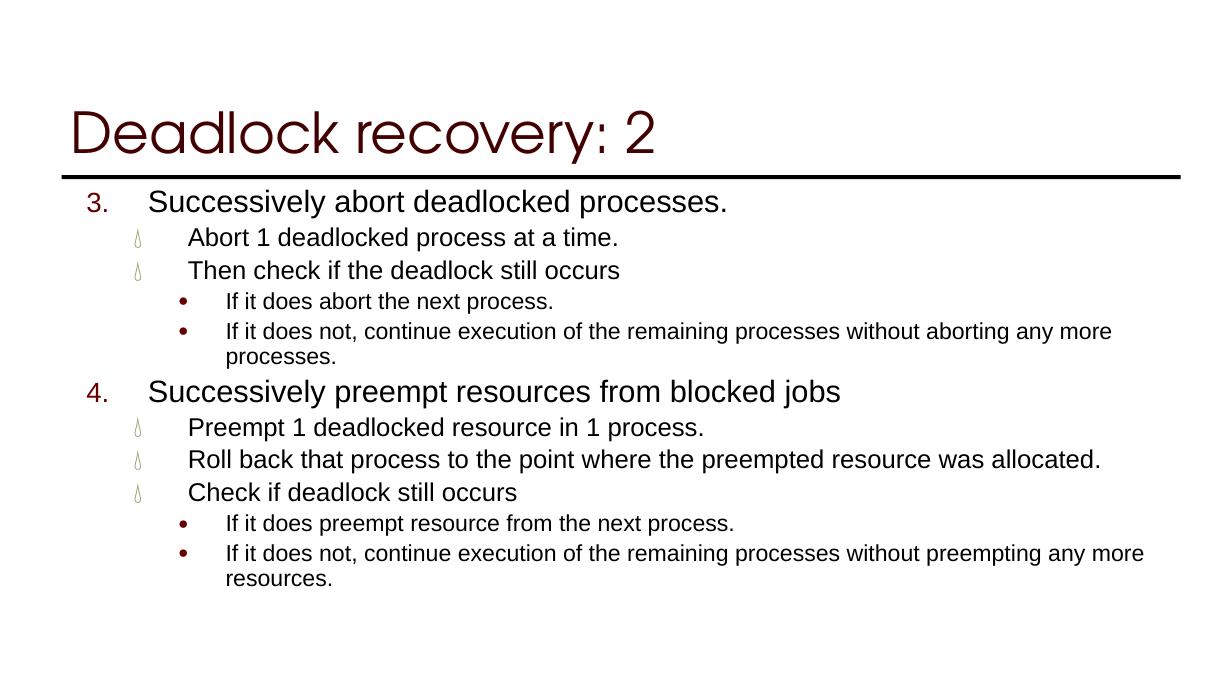
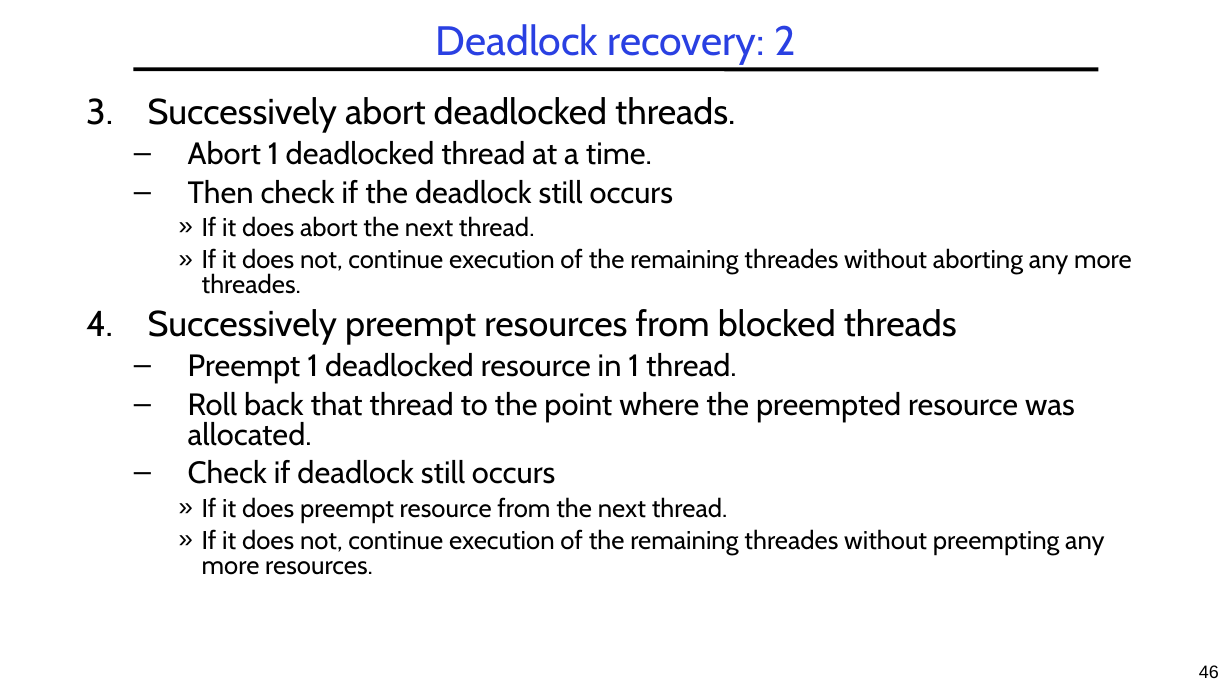
Before and after one commit to guhofstra/CSC256Fa25, a slide deck: slide 46 of PPTs/LXX Deadlocks.pptx (slide 56 before the commit). Drawn at 1232x693 pixels with LibreOffice and Linux fonts; fonts in the diff are those of the drawing. Boxes give left, top, right and bottom in pixels: in the first picture for what was removed or moved away, otherwise in the second. Text is boxed around its words. In the diff, an @@ line names an element or a change of style, - is before the commit and + after.

```diff
--- a/PPTs/LXX Deadlocks.pptx
+++ b/PPTs/LXX Deadlocks.pptx
@@ title "Deadlock recovery: 2": place and size @@
-title "Deadlock recovery: 2" at [71, 110, 656, 179]
+title "Deadlock recovery: 2" at [436, 24, 796, 65]
@@ title "Deadlock recovery: 2" at [436, 24, 796, 65]: size 44 to 32 pt, font TeX Gyre Adventor to Cabin, text colour #420000 to #2A40E2; alignment left to centre; line spacing 1 to 0.9; vertical alignment bottom to middle @@
@@ line moved from (1181, 177) - (62, 177) to (133, 69) - (1099, 69) @@
@@ text "Successively abort deadlocked threads.": place and size @@
-text "Successively abort deadlocked threads." at [148, 189, 1145, 587]
+text "Successively abort deadlocked threads." at [148, 97, 1132, 575]
@@ text at [148, 97, 735, 165]: text changed; size 24 to 28 pt; font Arial to Cabin @@
-3. Successively abort deadlocked processes.
-  💧 Abort 1 deadlocked process at a time.
+3. Successively abort deadlocked threads.
+  – Abort 1 deadlocked thread at a time.
@@ text at [188, 180, 673, 484]: size 20 to 24 pt, font Arial to Cabin in "Then check if the deadlock still occurs", "Check if deadlock still occurs"; bullet 💧 to –; line spacing 0.9 to 0.8; more space between paragraphs @@
@@ text at [148, 216, 1132, 446]: text changed; size 18 to 20 pt; font Arial to Cabin @@
-    ● If it does abort the next process.
-    ● If it does not, continue execution of the remaining processes without aborting any more processes.
-4. Successively preempt resources from blocked jobs
-  💧 Preempt 1 deadlocked resource in 1 process.
-  💧 Roll back that process to the point where the preempted resource was allocated.
+    » If it does abort the next thread.
+    » If it does not, continue execution of the remaining threades without aborting any more threades.
+4. Successively preempt resources from blocked threads
+  – Preempt 1 deadlocked resource in 1 thread.
+  – Roll back that thread to the point where the preempted resource was allocated.
@@ text at [202, 497, 1104, 575]: text changed; size 18 to 20 pt; font Arial to Cabin @@
-    ● If it does preempt resource from the next process.
-    ● If it does not, continue execution of the remaining processes without preempting any more resources.
+    » If it does preempt resource from the next thread.
+    » If it does not, continue execution of the remaining threades without preempting any more resources.
@@ page number added at [1199, 665, 1219, 678], 14 pt, text #000000 @@
+46
```
Also in this commit, not shown: 49 other slides changed, 1 slide added, 11 slides removed, 4 other files.
